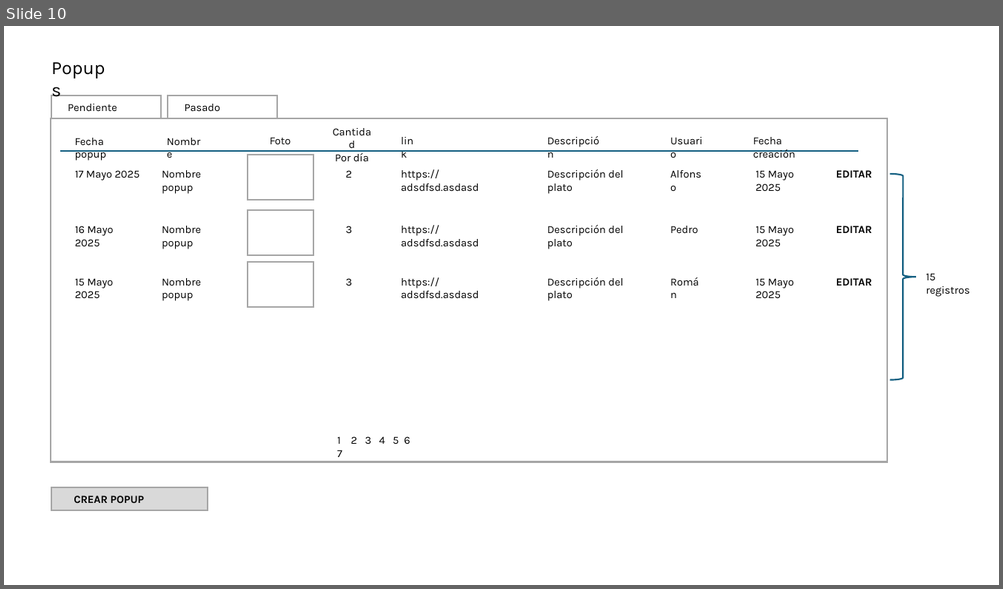
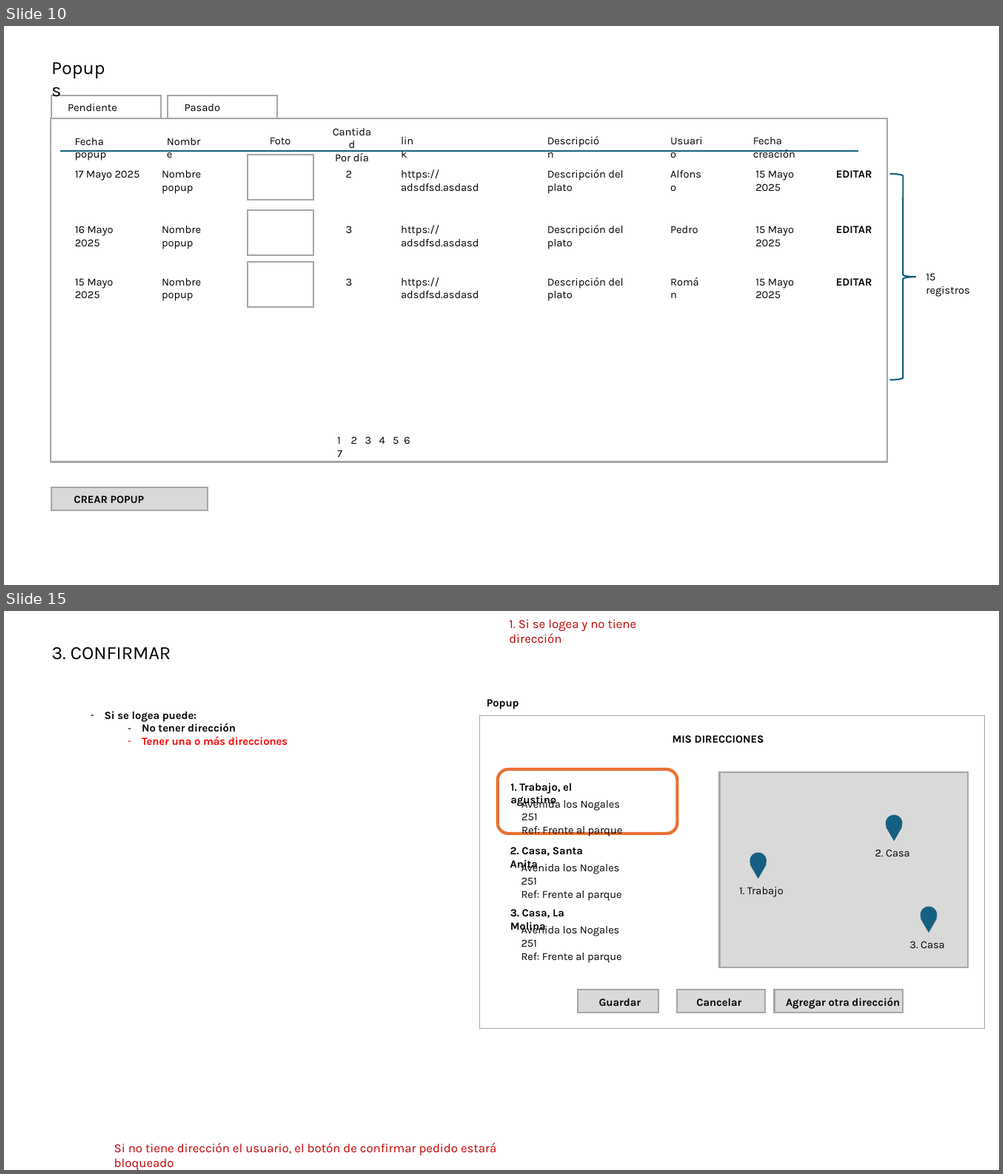
Before and after one commit to tinqsoftware/estacion90, a slide deck: estacion90.pptx. Shown one above the other, each under a label of ours: slide 10 before the commit, slides 10 and 15 after it; the slides between them are not shown. The pictures are 1003x589 and 1003x1174 pixels, drawn with LibreOffice and Linux fonts; fonts in the diff are those of the drawing. Boxes give left, top, right and bottom in pixels: in the first picture for what was removed or moved away, otherwise in the second. Text is boxed around its words. In the diff, an @@ line names an element or a change of style, - is before the commit and + after.

```diff
--- a/estacion90.pptx
+++ b/estacion90.pptx
@@ slide 15 added at (x1=4, y1=611, x2=999, y2=1170), background #FFFFFF @@
@@ text added at (x1=509, y1=619, x2=637, y2=643), 12 pt, text #C00000 @@
+1. Si se logea y no tiene dirección
@@ text added at (x1=51, y1=647, x2=171, y2=660), 18 pt, text #000000 @@
+3. CONFIRMAR
@@ text added at (x1=486, y1=699, x2=519, y2=709), 10.5 pt, text #000000, bold @@
+Popup
@@ text added at (x1=105, y1=711, x2=287, y2=745), 10.5 pt, text #000000, bold @@
+– Si se logea puede:
+  – No tener dirección
+  – Tener una o más direcciones
@@ rectangle added at (x1=479, y1=715, x2=984, y2=1029), fill #FFFFFF, outline #A6A6A6 0.75 pt @@
@@ text added at (x1=672, y1=735, x2=764, y2=743), 10.5 pt, text #000000, bold @@
+MIS DIRECCIONES
@@ rounded rectangle added at (x1=497, y1=769, x2=677, y2=833), outline #E97132 3 pt @@
@@ text added at (x1=510, y1=783, x2=572, y2=807), 10.5 pt, text #000000, bold @@
+1. Trabajo, el agustino
@@ rectangle added at (x1=720, y1=772, x2=968, y2=968), fill #D9D9D9, outline #A6A6A6 1.5 pt @@
@@ text added at (x1=521, y1=797, x2=623, y2=837), 10.5 pt, text #000000 @@
+Avenida los Nogales 251
+Ref: Frente al parque
@@ triangle added at (x1=882, y1=820, x2=902, y2=841), fill #156082 @@
@@ ellipse added at (x1=885, y1=815, x2=902, y2=831), fill #156082 @@
@@ text added at (x1=510, y1=847, x2=583, y2=871), 10.5 pt, text #000000, bold @@
+2. Casa, Santa Anita
@@ ellipse added at (x1=749, y1=853, x2=765, y2=869), fill #156082 @@
@@ text added at (x1=875, y1=849, x2=910, y2=857), 10.5 pt, text #000000 @@
+2. Casa
@@ text added at (x1=521, y1=862, x2=622, y2=901), 10.5 pt, text #000000 @@
+Avenida los Nogales 251
+Ref: Frente al parque
@@ triangle added at (x1=745, y1=857, x2=766, y2=879), fill #156082 @@
@@ text added at (x1=739, y1=887, x2=783, y2=897), 10.5 pt, text #000000 @@
+1. Trabajo
@@ text added at (x1=510, y1=909, x2=564, y2=933), 10.5 pt, text #000000, bold @@
+3. Casa, La Molina
@@ triangle added at (x1=916, y1=911, x2=936, y2=932), fill #156082 @@
@@ ellipse added at (x1=920, y1=906, x2=936, y2=923), fill #156082 @@
@@ text added at (x1=521, y1=924, x2=622, y2=963), 10.5 pt, text #000000 @@
+Avenida los Nogales 251
+Ref: Frente al parque
@@ text added at (x1=909, y1=941, x2=945, y2=948), 10.5 pt, text #000000 @@
+3. Casa
@@ rectangle added at (x1=578, y1=990, x2=658, y2=1012), fill #D9D9D9, outline #A6A6A6 1.5 pt @@
@@ text added at (x1=599, y1=999, x2=641, y2=1006), 10.5 pt, text #000000, bold @@
+Guardar
@@ rectangle added at (x1=676, y1=990, x2=764, y2=1012), fill #D9D9D9, outline #A6A6A6 1.5 pt @@
@@ text added at (x1=696, y1=999, x2=741, y2=1006), 10.5 pt, text #000000, bold @@
+Cancelar
@@ rectangle added at (x1=774, y1=990, x2=902, y2=1012), fill #D9D9D9, outline #A6A6A6 1.5 pt @@
@@ text added at (x1=785, y1=997, x2=899, y2=1009), 10.5 pt, text #000000, bold @@
+Agregar otra dirección
@@ text added at (x1=114, y1=1143, x2=496, y2=1156), 12 pt, text #C00000 @@
+Si no tiene dirección el usuario, el botón de confirmar pedido estará bloqueado
```
Also in this commit, not shown: 6 other slides added, 22 other files.
